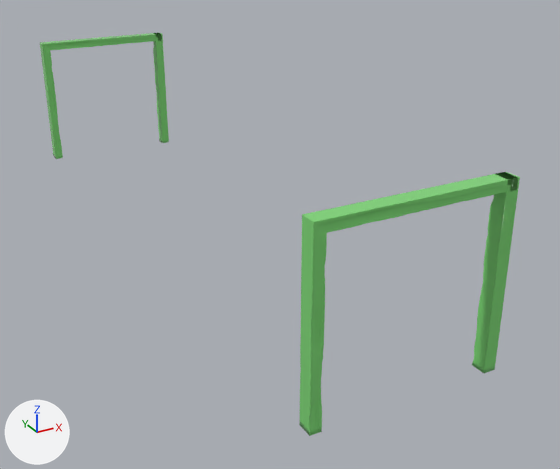
Renders of the glTF model public/models/extras/protector_duo.glb from each side of a commit.
Camera for both pictures: a 50 mm camera at (-4.48, -15.0, 4.92) aimed at (0.77, -5.45, 0.14). Arrows for +X, +Y and +Z are at lower left; the lights stay in place. Vertices at the same position are counted once.

Before the edit, the objects in view are built like this:
```python
me_cube = bpy.data.meshes.new('Cube')
me_cube.from_pydata(...)  # 49160 vertices, 98304 faces; spans x -1.2..1.24, y -9.65..0.58, z -0.01..2.29
me_cube.materials.append(mat_black)  # green #80dc77
ob_протектор = bpy.data.objects.new('Протектор ', me_cube)
ob_протектор.location = (0.0, 0.0, 0.0)
```
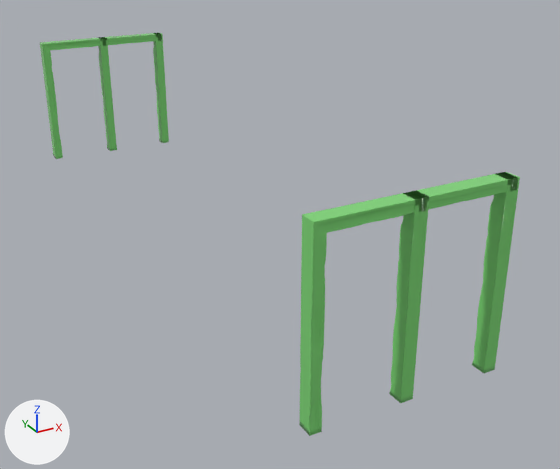
The change in detail:
me_cube is used by ob_протектор; location (0.0, 0.0, 0.0).
me_cube had 49160 vertices, 98304 faces and spanned x -1.2..1.24, y -9.65..0.58, z -0.01..2.29.
me_cube now has 72206 vertices, 144128 faces and spans x -1.2..1.24, y -9.65..0.58, z -0.01..2.29.
me_cube part 1: the loose piece of 10242 vertices spanning x 1.07..1.24, y -9.65..-9.45, z -0.01..2.29 is copied, and the copy is moved by (-1.16, 0.0, 0.0); it spans x -0.08..0.08, y -9.65..-9.45, z -0.01..2.29.
me_cube part 2: the loose piece of 10242 vertices spanning x 1.09..1.24, y 0.39..0.58, z -0.01..2.29 is copied, and the copy is moved by (-1.16, 0.0, 0.0); it spans x -0.07..0.07, y 0.39..0.58, z -0.01..2.29.
me_cube part 3: a new loose piece of 1345 vertices spanning x -0.09..0.06, y -9.65..-9.45, z 2.16..2.29, in mat_black (green #80dc77).

Pixel boxes (x1, y1, x2, y2) of what changed, in the pictures (560 x 469 px):
part 1 of me_cube, added (green): after (389, 190, 429, 403)
part 2 of me_cube, added (green): after (98, 37, 117, 151)
part 3 of me_cube, added: after (404, 193, 427, 213)
